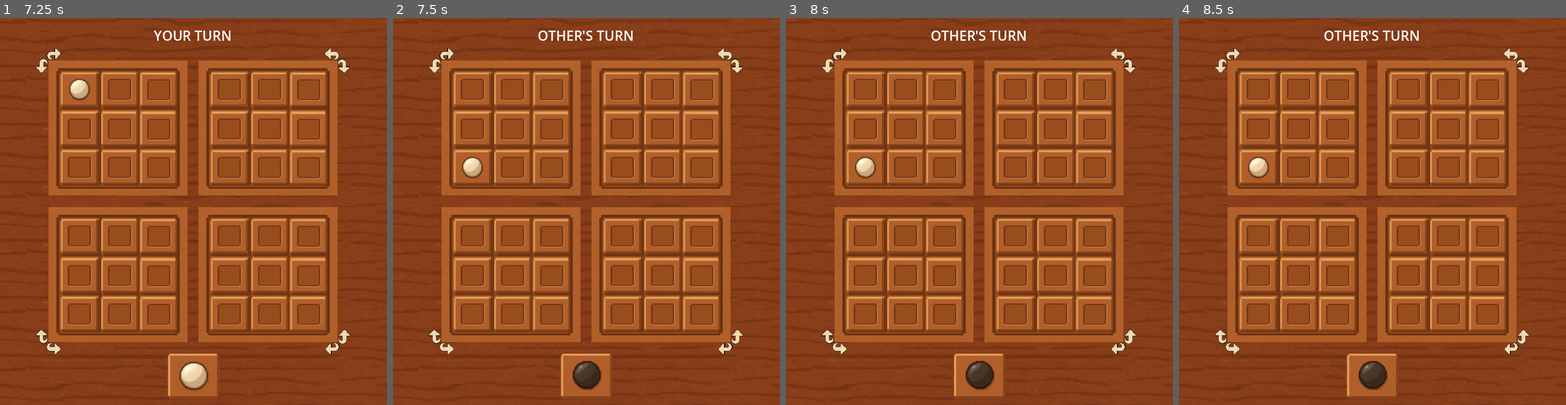
Above: before the commit, frames 1-4 (left to right).
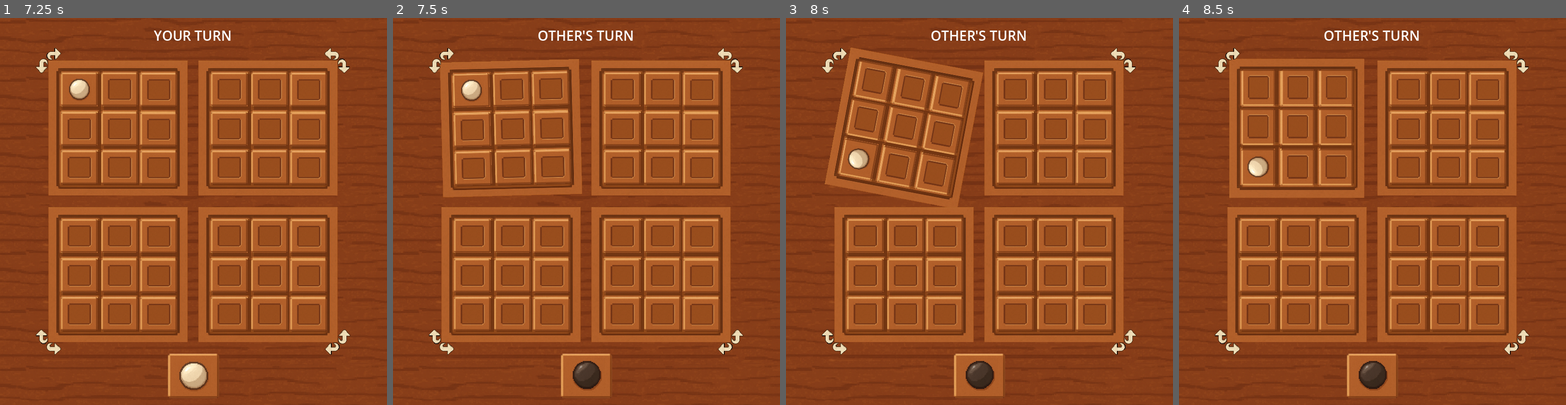
Above: after the commit, the same moments.

Repository: alonn201/Pentago
Game: Godot game, scene res://Scenes/pentago.tscn
Two runs of this game, one before a commit and one after it. Both use one fixed random seed, a clock stepped at 60 frames per second and the inputs below. This scene is started directly instead of the project's main scene.
Inputs (mouse positions are in pixels of both pictures, inside the frame that each line leads up to):
- Up to frame 1 (7.25 s): tap Enter at 0.5, 2, 3.5 s; move the mouse to (77, 87) at 0.52 s; click (77, 87) at 0.67 s; tap Space at 1.25, 2.75, 4.25 s; move the mouse to (119, 87) at 1.27 s; click (119, 87) at 1.42 s; move the mouse to (158, 91) at 2.02 s; click (158, 91) at 2.17 s; move the mouse to (77, 130) at 2.77 s; click (77, 130) at 2.92 s; move the mouse to (119, 130) at 3.52 s; click (119, 130) at 3.67 s; move the mouse to (158, 130) at 4.27 s; click (158, 130) at 4.42 s; move the mouse to (77, 168) at 5.02 s; click (77, 168) at 5.17 s; move the mouse to (119, 168) at 5.77 s; click (119, 168) at 5.92 s; move the mouse to (158, 168) at 6.52 s; click (158, 168) at 6.67 s
- Up to frame 2 (7.5 s): move the mouse to (435, 64) at 7.27 s; click (435, 64) at 7.42 s
- Up to frame 3 (8 s): no input
- Up to frame 4 (8.5 s): move the mouse to (1233, 52) at 8.02 s; click (1233, 52) at 8.17 s

Frame 1 is identical in both runs. In frame 2, 3.0% of the frame differs, in the area x 12-49%, y 10-47%; in frame 3, 8.2%, in the area x 10-51%, y 7-49%; in frame 4, 4.8%.

Commit message:
island turn animation with normalized logic

Diff:
--- a/Scenes/island.tscn
+++ b/Scenes/island.tscn
@@ -10,46 +10,46 @@
 script = ExtResource("1_30k4x")
 metadata/_edit_lock_ = true
 
-[node name="Island" type="Sprite2D" parent="."]
+[node name="Body" type="Sprite2D" parent="."]
 texture = ExtResource("1_e7j4b")
 metadata/_edit_lock_ = true
 
-[node name="Cells" type="Node2D" parent="."]
+[node name="Cells" type="Node2D" parent="Body"]
 metadata/_edit_lock_ = true
 
-[node name="0" parent="Cells" instance=ExtResource("2_m582m")]
+[node name="0" parent="Body/Cells" instance=ExtResource("2_m582m")]
 position = Vector2(-107.00001, -107)
 scale = Vector2(0.9528302, 1)
 
-[node name="1" parent="Cells" instance=ExtResource("2_m582m")]
+[node name="1" parent="Body/Cells" instance=ExtResource("2_m582m")]
 position = Vector2(4, -107)
 scale = Vector2(0.9528302, 1)
 
-[node name="2" parent="Cells" instance=ExtResource("2_m582m")]
+[node name="2" parent="Body/Cells" instance=ExtResource("2_m582m")]
 position = Vector2(112.00001, -106)
 scale = Vector2(0.9528302, 1)
 
-[node name="3" parent="Cells" instance=ExtResource("2_m582m")]
+[node name="3" parent="Body/Cells" instance=ExtResource("2_m582m")]
 position = Vector2(-107.00001, 2)
 scale = Vector2(0.9528302, 1)
 
-[node name="4" parent="Cells" instance=ExtResource("2_m582m")]
+[node name="4" parent="Body/Cells" instance=ExtResource("2_m582m")]
 position = Vector2(4, 2)
 scale = Vector2(0.9528302, 1)
 
-[node name="5" parent="Cells" instance=ExtResource("2_m582m")]
+[node name="5" parent="Body/Cells" instance=ExtResource("2_m582m")]
 position = Vector2(112.00001, 3)
 scale = Vector2(0.9528302, 1)
 
-[node name="6" parent="Cells" instance=ExtResource("2_m582m")]
+[node name="6" parent="Body/Cells" instance=ExtResource("2_m582m")]
 position = Vector2(-107.00001, 108)
 scale = Vector2(0.9528302, 1)
 
-[node name="7" parent="Cells" instance=ExtResource("2_m582m")]
+[node name="7" parent="Body/Cells" instance=ExtResource("2_m582m")]
 position = Vector2(4, 108)
 scale = Vector2(0.9528302, 1)
 
-[node name="8" parent="Cells" instance=ExtResource("2_m582m")]
+[node name="8" parent="Body/Cells" instance=ExtResource("2_m582m")]
 position = Vector2(112.00001, 109)
 scale = Vector2(0.9528302, 1)
 
--- a/Scripts/board.gd
+++ b/Scripts/board.gd
@@ -7,8 +7,6 @@
 signal island_turn_direction(island_index: int, direction: Globals.TurnDirection)
 
 @onready var islands = $Islands.get_children()
-
-var x := 0
 
 func _ready() -> void:
 	for island_index in islands.size():
@@ -38,14 +36,13 @@
 			count = 1
 		previous_cell_type = cell_type
 
-
 	return Globals.CellType.EMPTY
 
 func get_state() -> Array:
-	var top_left_cells: Array = islands[0].cells_type
-	var top_right_cells: Array = islands[1].cells_type
-	var bottom_left_cells: Array = islands[2].cells_type
-	var bottom_right_cells: Array = islands[3].cells_type
+	var top_left_cells: Array = islands[0].normalized_cells_type_flat
+	var top_right_cells: Array = islands[1].normalized_cells_type_flat
+	var bottom_left_cells: Array = islands[2].normalized_cells_type_flat
+	var bottom_right_cells: Array = islands[3].normalized_cells_type_flat
 
 	return [
 		top_left_cells.slice(0, 3) + top_right_cells.slice(0, 3),
@@ -91,8 +88,3 @@
 		return winner_type
 
 	return Globals.CellType.EMPTY
-
-func clear_cells() -> void:
-	for island in islands:
-		for cell in island.cells:
-			cell.type = Globals.CellType.EMPTY
--- a/Scripts/island.gd
+++ b/Scripts/island.gd
@@ -2,6 +2,9 @@
 class_name Island
 
 const Globals = preload("res://Scripts/globals.gd")
+
+const ROTATION_STEP := 90
+const TURN_ANIMATION_DURATION := 0.75
 
 signal cell_clicked(cell_index: int)
 signal turn_direction(direction: Globals.TurnDirection)
@@ -11,11 +14,33 @@
 @export var show_bottom_left: bool = false
 @export var show_bottom_right: bool = false
 
-@onready var cells = $Cells.get_children()
+@onready var body = $Body
+@onready var cells = $Body/Cells.get_children()
+
+var tween: Tween = null
+
+var rotation_state := 0
 
 var cells_type: Array:
 	get:
 		return cells.map(func(c): return c.type)
+
+var normalized_cells_type: Array:
+	get:
+		return normalize_cells().map(func(row):
+			return row.map(func(c):
+				return c.type
+			)
+		)
+
+var normalized_cells_type_flat: Array:
+	get:
+		var flat := []
+		for row in normalized_cells_type:
+			for t in row:
+				flat.append(t)
+		return flat
+
 
 func _ready() -> void:
 	$TurnDirections/TopLeft.visible = show_top_left
@@ -34,13 +59,43 @@
 		cell.clicked.connect(func(): emit_signal("cell_clicked", i))
 
 func normalize_cells() -> Array:
+	var normalized = cells.duplicate()
+	for i in range(rotation_state):
+		normalized = rotate_90_clockwise(normalized)
+	return [
+		normalized.slice(0, 3),
+		normalized.slice(3, 6),
+		normalized.slice(6, 9)
+	]
+
+func turn(direction: Globals.TurnDirection) -> void:
+	body.rotation_degrees = rotation_state * 90
+	var turn_step = +1 if direction == Globals.TurnDirection.CLOCKWISE else -1
+	rotation_state = (rotation_state + turn_step + 4) % 4
+
+	var target_rotation = body.rotation_degrees + turn_step * 90
+	if tween != null:
+		tween.kill()
+	tween = create_tween()
+	tween.tween_property(body, "rotation_degrees", target_rotation, TURN_ANIMATION_DURATION).set_trans(Tween.TRANS_QUAD)
+
+func rotate_90_clockwise(arr: Array) -> Array:
+	return [
+		arr[6], arr[3], arr[0],
+		arr[7], arr[4], arr[1],
+		arr[8], arr[5], arr[2]
+	]
+
+# Deprecated: use `normalize_cells()` instead, which includes animation
+func _normalize_cells_non_rotate() -> Array:
 	return [
 		cells.slice(0, 3),
 		cells.slice(3, 6),
 		cells.slice(6, 9)
 	]
 
-func turn(direction: Globals.TurnDirection) -> void:
+# Deprecated: use `turn()` instead, which includes animation
+func _turn_snappy(direction: Globals.TurnDirection) -> void:
 	var normalized_cells = normalize_cells()
 	var turned_cells = _turn_array(normalized_cells, direction)
 	var turned_types: Array[Globals.CellType] = []
@@ -51,6 +106,7 @@
 	for i in cells.size():
 		cells[i].type = turned_types[i]
 
+# Deprecated
 func _turn_array(arr: Array, direction: Globals.TurnDirection) -> Array:
 	var n = arr.size()
 	var turned_arr = []
